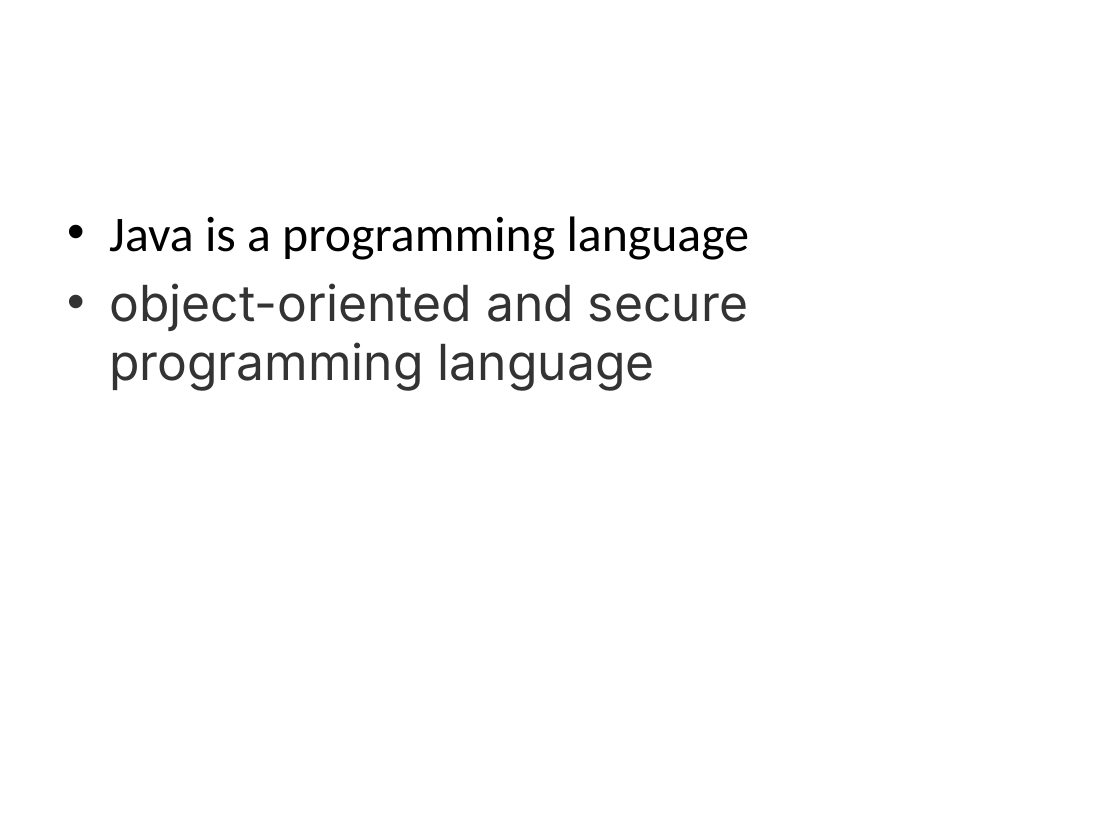
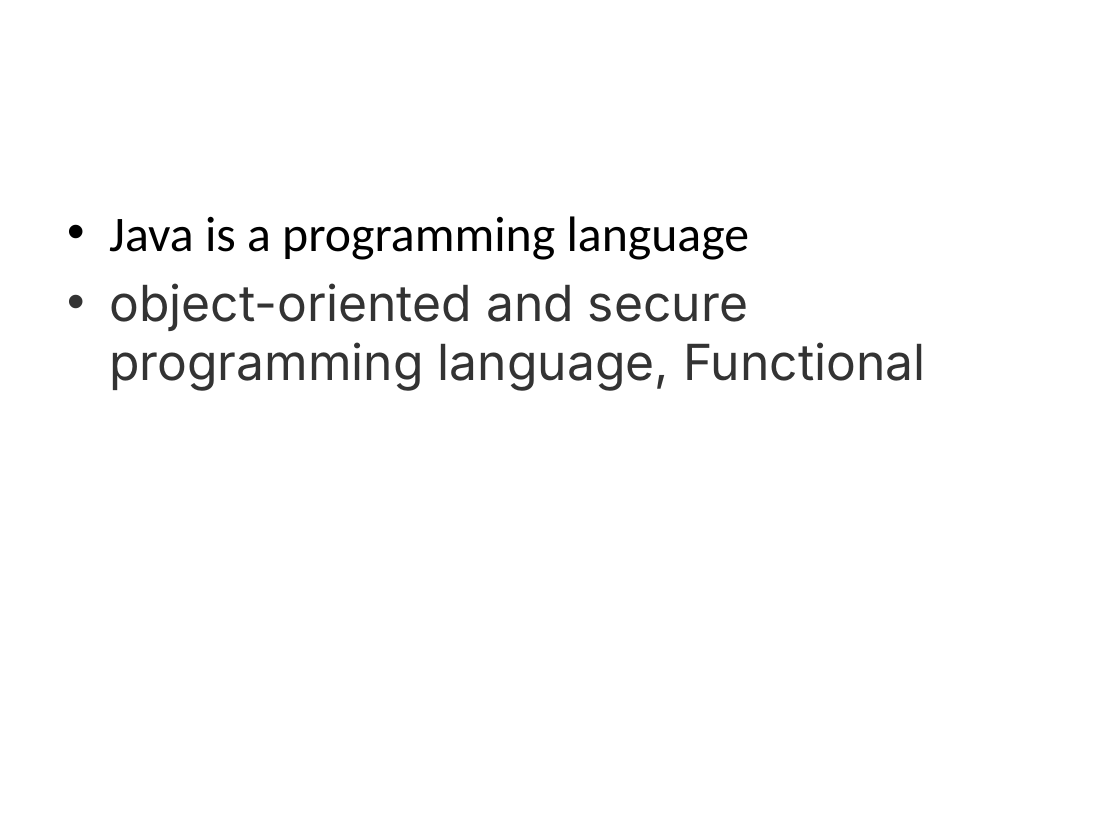
Before and after one commit to BesantJ2ee/Java_09_July_2022_10_30_Batch, a slide deck: slide 2 of PowerPoints/Module_1/Module_1_Introduction.pptx. Drawn at 1120x840 pixels with LibreOffice and Linux fonts; fonts in the diff are those of the drawing. Boxes give left, top, right and bottom in pixels: in the first picture for what was removed or moved away, otherwise in the second. Text is boxed around its words. In the diff, an @@ line names an element or a change of style, - is before the commit and + after.

```diff
--- a/PowerPoints/Module_1/Module_1_Introduction.pptx
+++ b/PowerPoints/Module_1/Module_1_Introduction.pptx
@@ text at box(109, 283, 926, 391): text changed @@
-• object-oriented and secure programming language
+• object-oriented and secure programming language, Functional
```
Also in this commit, not shown: 1 other file.
